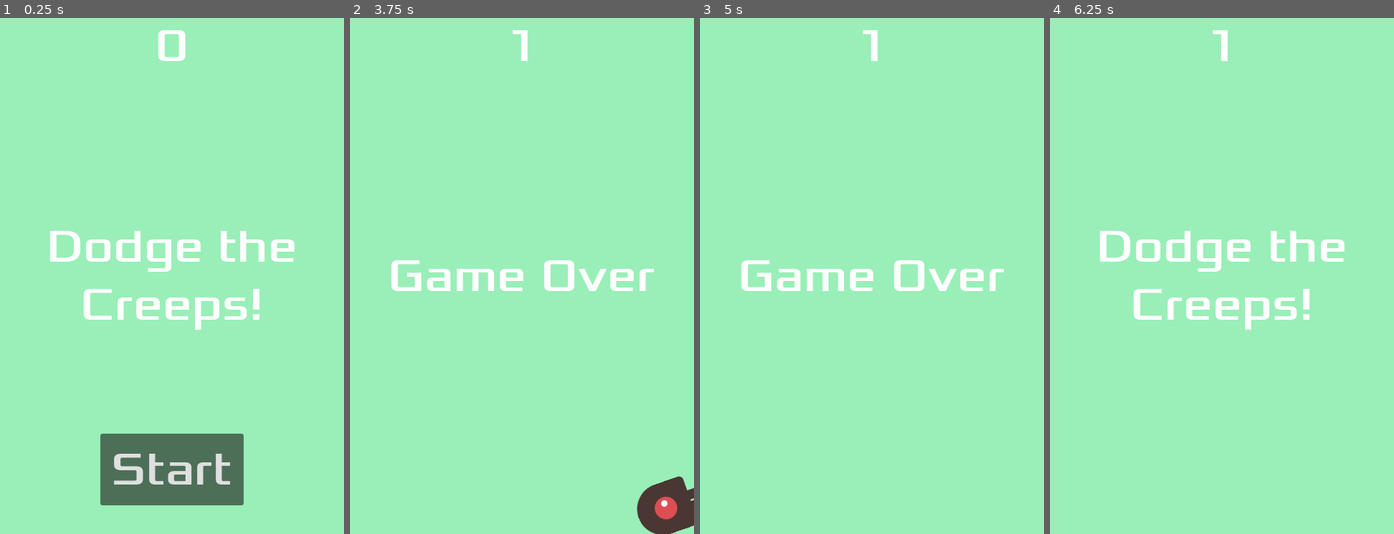
Above: before the commit, frames 1-4 (left to right).
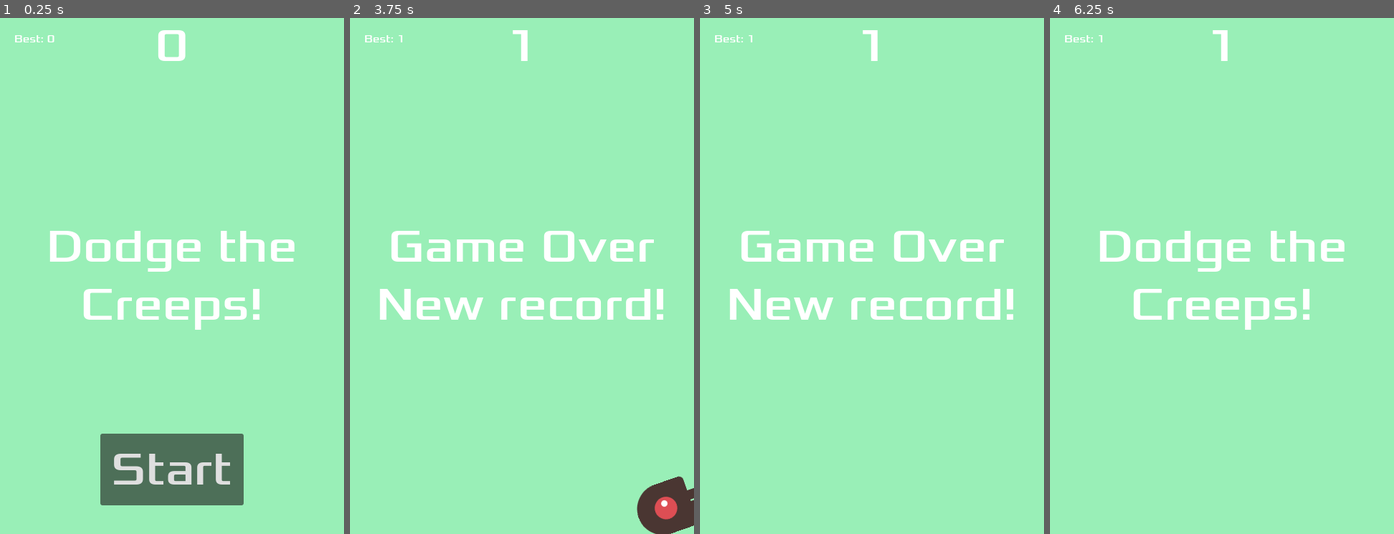
Above: after the commit, the same moments.

Repository: ku113p/e-godot-your-first-2d-game
Game: Godot game, scene res://main.tscn
Two runs of this game, one before a commit and one after it. Both use one fixed random seed, a clock stepped at 60 frames per second and the inputs below.
Inputs:
- Up to frame 1 (0.25 s): no input
- Up to frame 2 (3.75 s): click "Start" at 0.5 s; tap Enter at 1.25 s; hold Right (move_right) 1.28-2.03 s; hold Down (move_down) 2.03-2.78 s; hold Right (move_right) 2.78-3.53 s; hold Up (move_up) from 3.53 s (still down)
- Up to frame 3 (5 s): release Up (move_up) at 4.28 s; hold A (move_left) from 4.28 s (still down)
- Up to frame 4 (6.25 s): tap Space at 5 s; release A (move_left) at 5.78 s; hold Down (move_down) from 5.78 s (still down)

The runs differ from the first frame. In frame 1, less than 0.1% of the frame differs, in the area x 4-16%, y 3-5%; in frame 2, 5.2%, in the area x 4-92%, y 3-59%; in frame 3, 5.2%; in frame 4, less than 0.1%.

Commit message:
add - save best

Diff:
--- a/hud.gd
+++ b/hud.gd
@@ -4,13 +4,14 @@
 
 # Called when the node enters the scene tree for the first time.
 func _ready() -> void:
-	pass # Replace with function body.
+	_upd_best()
 
+func _upd_best() -> void:
+	$Best.text = "Best: " + String.num_int64(Records.best)
 
 # Called every frame. 'delta' is the elapsed time since the previous frame.
 func _process(_delta: float) -> void:
 	pass
-
 
 func show_message(text: String) -> void:
 	$Message.text = text
@@ -18,8 +19,12 @@
 	$MessageTimer.start()
 
 
-func show_game_over() -> void:
-	show_message("Game Over")
+func show_game_over(new_record: bool) -> void:
+	var msg := "Game Over"
+	if new_record:
+		msg += "\nNew record!"
+		_upd_best()
+	show_message(msg)
 
 	await $MessageTimer.timeout
 
--- a/hud.tscn
+++ b/hud.tscn
@@ -66,5 +66,14 @@
 wait_time = 2.0
 one_shot = true
 
+[node name="Best" type="Label" parent="." unique_id=1600843489]
+offset_right = 182.0
+offset_bottom = 78.0
+offset_transform_enabled = true
+offset_transform_position = Vector2(20, 20)
+theme_override_fonts/font = ExtResource("2_8sq4i")
+theme_override_font_sizes/font_size = 15
+text = "Best: 0"
+
 [connection signal="pressed" from="StartButton" to="." method="_on_start_button_pressed"]
 [connection signal="timeout" from="MessageTimer" to="." method="_on_message_timer_timeout"]
--- a/main.gd
+++ b/main.gd
@@ -20,7 +20,9 @@
 	score_timer.stop()
 	mob_timer.stop()
 
-	$HUD.show_game_over()
+	var new_record := Records.submit(score)
+
+	$HUD.show_game_over(new_record)
 
 	$Music.stop()
 	$DeathSound.play()
--- a/project.godot
+++ b/project.godot
@@ -14,6 +14,10 @@
 run/main_scene="uid://boohi5w63rk0r"
 config/features=PackedStringArray("4.7", "GL Compatibility")
 config/icon="res://icon.svg"
+
+[autoload]
+
+Records="*uid://cuob0f5b0ifat"
 
 [debug]
 
--- /dev/null
+++ b/records.gd
@@ -0,0 +1,37 @@
+extends Node
+
+const PATH := "user://records.json"
+const BEST_KEY := "best"
+
+var best: int = 0
+
+func _ready() -> void:
+	_load()
+
+func submit(new: int) -> bool:
+	if best >= new:
+		return false
+	best = new
+	_save()
+	return true
+
+func _save() -> void:
+	var data := { BEST_KEY: best }
+	var file := FileAccess.open(PATH, FileAccess.WRITE)
+	if file == null:
+		push_error("Save failed: %s", FileAccess.get_open_error())
+	else:
+		file.store_string(JSON.stringify(data))
+
+func _load() -> void:
+	var file := FileAccess.open(PATH, FileAccess.READ)
+	if file == null:
+		push_error("Load failed: %s", FileAccess.get_open_error())
+		return
+
+	var text := FileAccess.get_file_as_string(PATH)
+	var data: Dictionary = JSON.parse_string(text)
+	if not data is Dictionary:
+		push_warning("Records save broken. starts new one")
+	else:
+		best = int(data.get(BEST_KEY, 0))
Not shown, added: records.gd.uid
